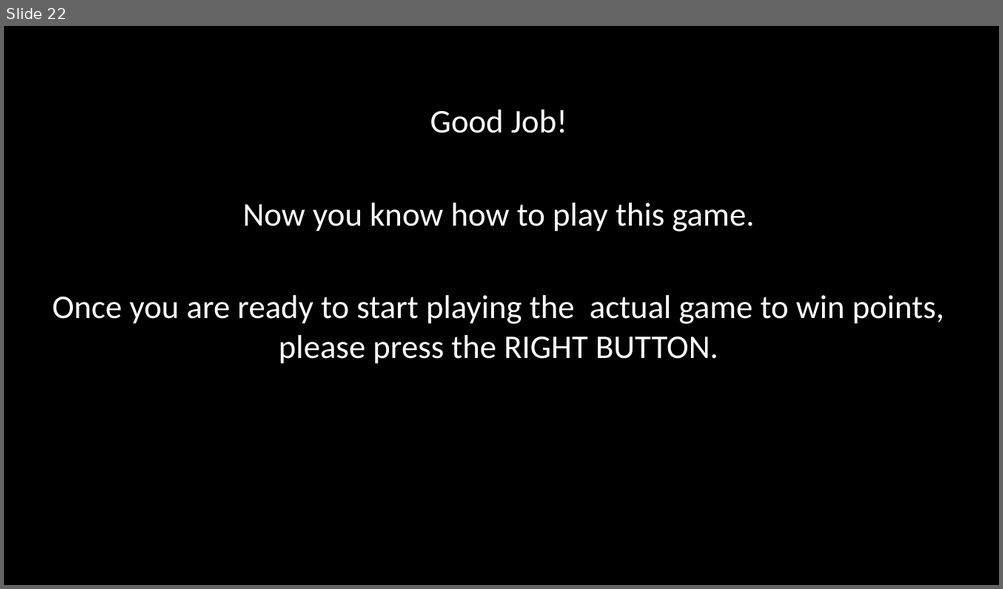
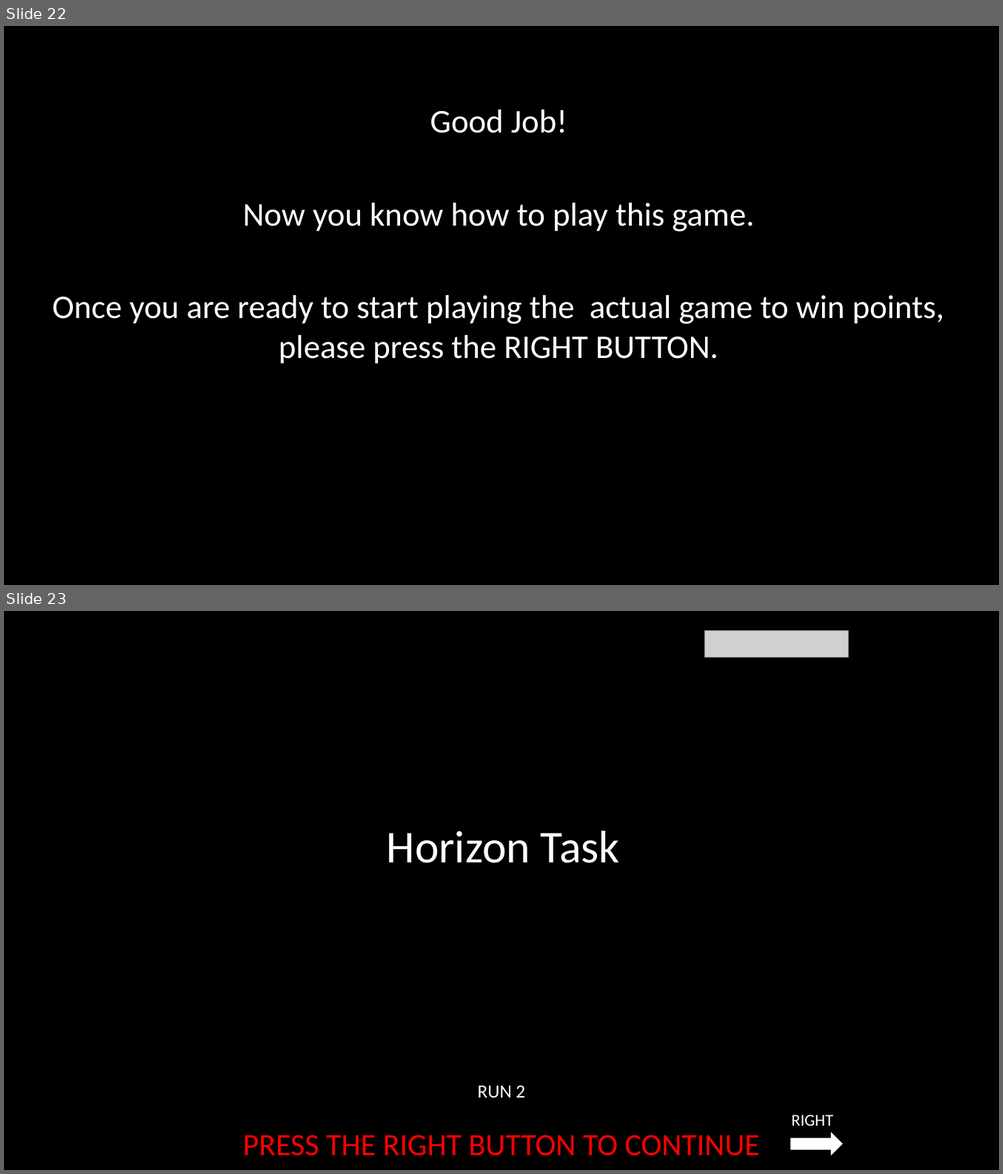
Before and after one commit to laureate-institute-for-brain-research/StimToolOnline, a slide deck: public/js/tasks/horizon/media/horizonInstructions_RSS.pptx. Shown one above the other, each under a label of ours: slide 22 before the commit, slides 22 and 23 after it. The pictures are 1003x589 and 1003x1174 pixels, drawn with LibreOffice and Linux fonts; fonts in the diff are those of the drawing; grey boxes stand for pictures. Boxes give left, top, right and bottom in pixels: in the first picture for what was removed or moved away, otherwise in the second. Text is boxed around its words. In the diff, an @@ line names an element or a change of style, - is before the commit and + after.

Commit message:
added run 2 for horizon

```diff
--- a/public/js/tasks/horizon/media/horizonInstructions_RSS.pptx
+++ b/public/js/tasks/horizon/media/horizonInstructions_RSS.pptx
@@ slide 23 added at [4, 611, 999, 1170], background #000000 @@
@@ picture added at [705, 630, 848, 658] @@
@@ title added at [387, 831, 620, 863], 44 pt, text #FFFFFF @@
+Horizon Task
@@ text added at [478, 1085, 525, 1099], 18 pt, text #FFFFFF @@
+RUN 2
@@ text added at [791, 1115, 834, 1126], 16 pt, text #FFFFFF @@
+RIGHT
@@ text added at [243, 1135, 760, 1156], 30 pt, text #FF0000 @@
+PRESS THE RIGHT BUTTON TO CONTINUE
@@ right arrow added at [791, 1133, 842, 1156], fill #FFFFFF @@
```
Also in this commit, not shown: 1 other slide added, 7 other files.
